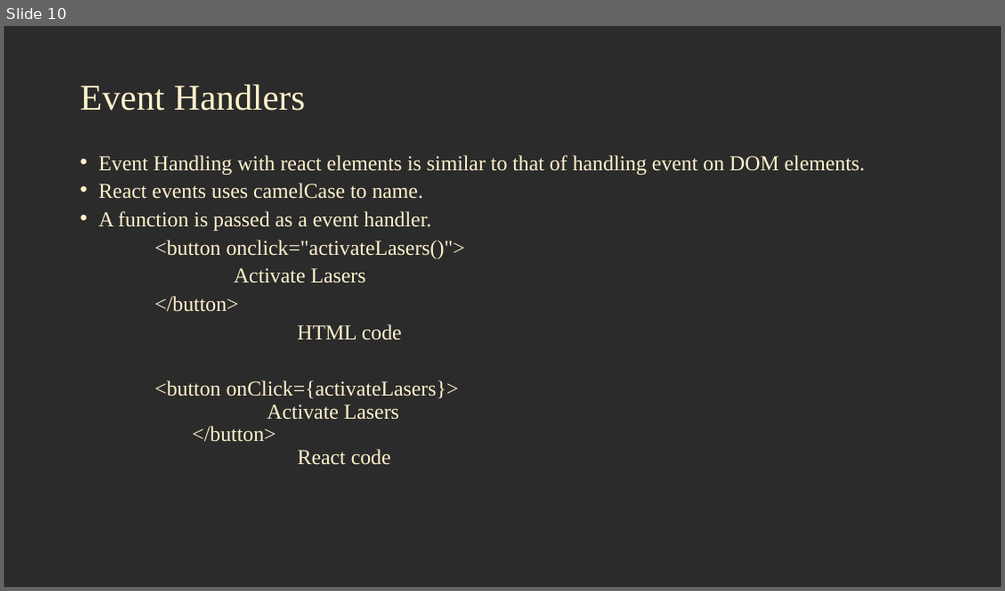
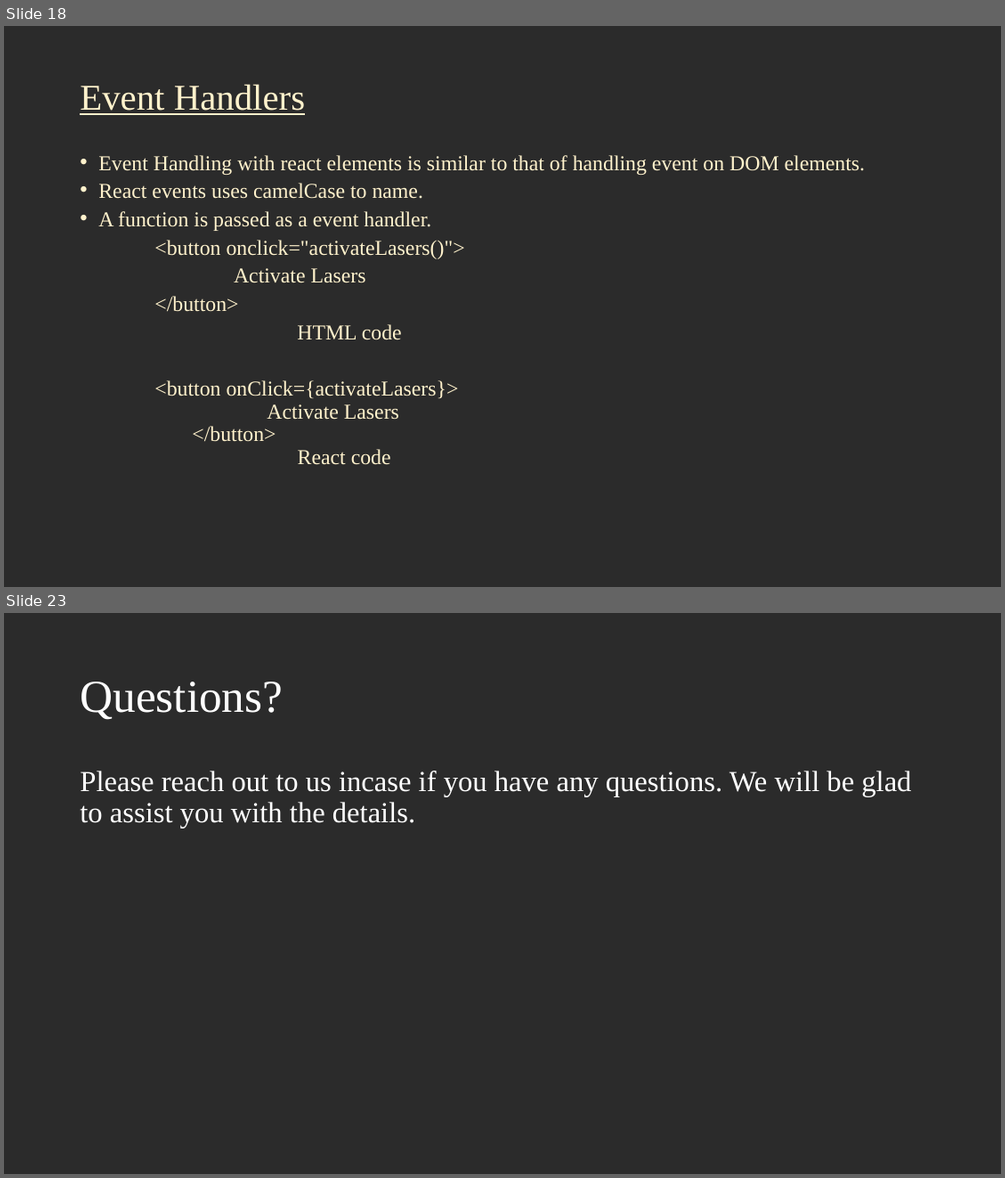
Before and after one commit to jscodebit/react_project, a slide deck: React Workshop.pptx. Shown one above the other, each under a label of ours: slide 10 before the commit, slides 18 and 23 after it; the slides between them are not shown. The pictures are 1005x591 and 1005x1178 pixels, drawn with LibreOffice and Linux fonts; fonts in the diff are those of the drawing; background and template pictures are left out; a plain dark background stands for a picture behind light text. Boxes give left, top, right and bottom in pixels: in the first picture for what was removed or moved away, otherwise in the second. Text is boxed around its words. In the diff, an @@ line names an element or a change of style, - is before the commit and + after.

```diff
--- a/React Workshop.pptx
+++ b/React Workshop.pptx
@@ slide 23 added at [4,613,1001,1174], background picture (left out) @@
@@ title added at [80,682,283,720], 44 pt, text #FFFFFF @@
+Questions?
@@ text added at [80,771,911,827], 28 pt, text #FFFFFF @@
+Please reach out to us incase if you have any questions. We will be glad to assist you with the details.
@@ what was slide 10 is now slide 18 @@
@@ slide 18 changed as well @@
@@ title "Event Handlers" at [80,84,305,115]: underline on @@
```
Also in this commit, not shown: 8 other slides changed, 14 other slides added, 1 slide removed, 6 other files.
